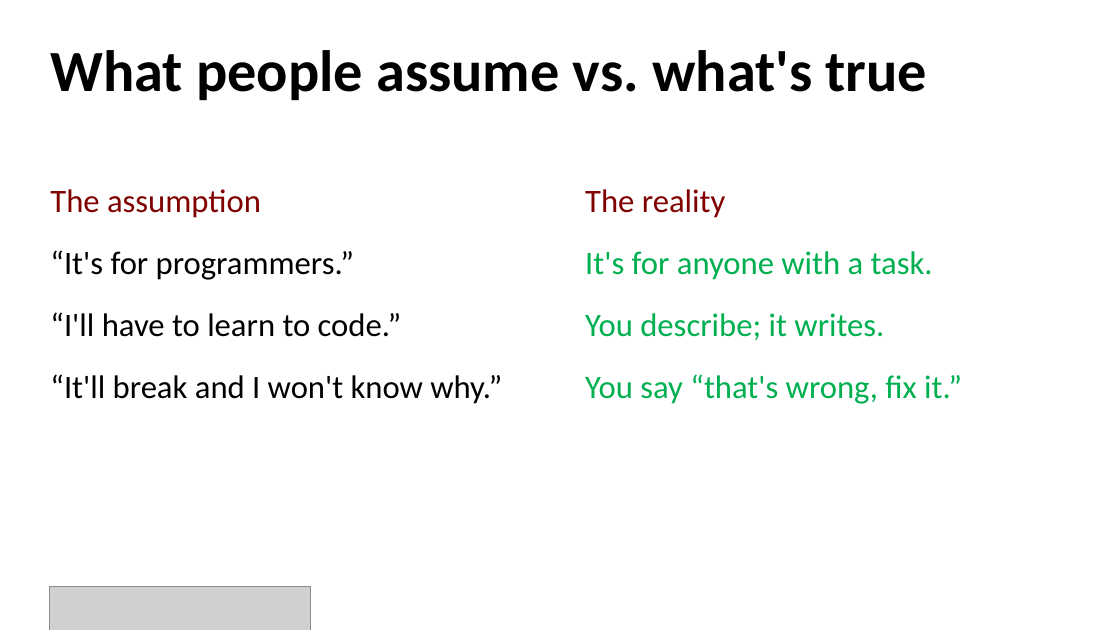
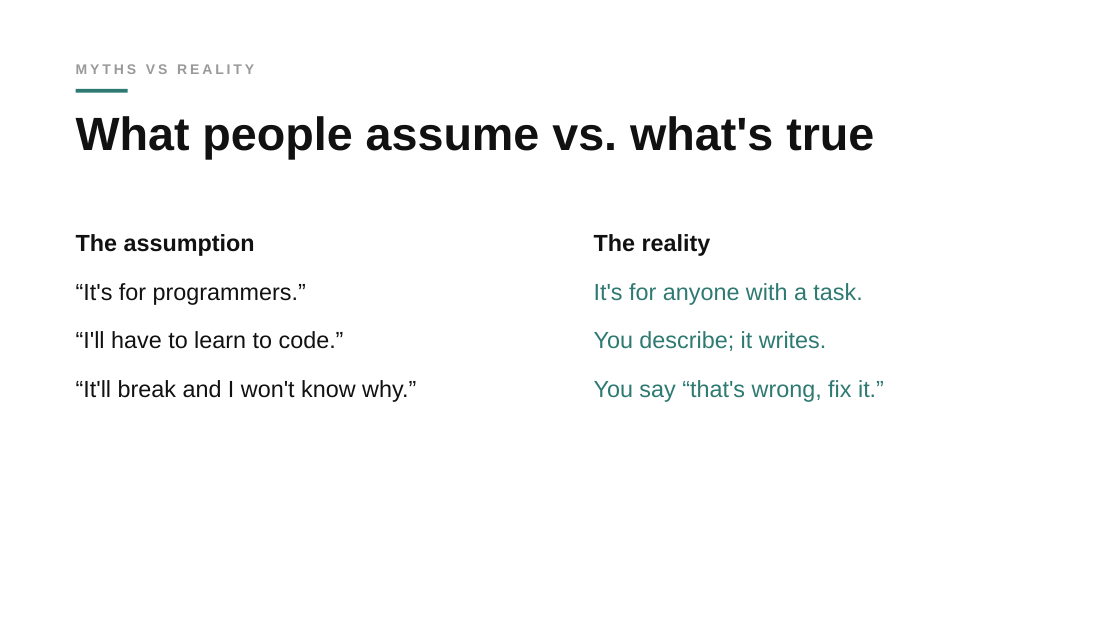
Before and after one commit to batuhan-gundogdu/uchicago-claude-code-workshop, a slide deck: slide 5 of deck/workshop.pptx. Drawn at 1120x630 pixels with LibreOffice and Linux fonts; fonts in the diff are those of the drawing; grey boxes stand for pictures. Boxes give left, top, right and bottom in pixels: in the first picture for what was removed or moved away, otherwise in the second. Text is boxed around its words. In the diff, an @@ line names an element or a change of style, - is before the commit and + after.

Commit message:
Restyle workshop deck to minimalist 'simple' look
Rewrite theme.js: white space, Avenir Next, small gray uppercase
micro-labels with a short teal rule, bold black titles, a faint
watermark word on the cover, and a single muted-teal accent (drops the
UChicago footer/phoenix and the blue/green/maroon semantic palette;
emphasis -> teal, punchlines -> black bold, labels -> gray). Add
kickers and a cover watermark in build.js.

```diff
--- a/deck/workshop.pptx
+++ b/deck/workshop.pptx
@@ text added at <box>76,64,254,74</box>, 12 pt, text #9A9A9A, bold @@
+MYTHS VS REALITY
@@ rectangle added at <box>76,89,128,92</box>, fill #2E7A72 @@
@@ text "What people assume vs. what's ...": place and size @@
-text "What people assume vs. what's ..." at <box>50,50,928,101</box>
+text "What people assume vs. what's ..." at <box>76,116,874,159</box>
@@ text "What people assume vs. what's ..." at <box>76,116,874,159</box>: size 50 to 40 pt, font Calibri to Arial, text colour #000000 to #111111; line spacing 1 to 0.98 @@
@@ text "The assumption": place and size @@
-text "The assumption" at <box>50,189,502,404</box>
+text "The assumption" at <box>76,234,416,402</box>
@@ text "The assumption" at <box>76,234,416,402</box>: size 28 to 20 pt, font Calibri to Arial; text colour #800000 to #111111, bold on in "The assumption"; text colour #000000 to #111111 in "“It's for programmers.”", "“I'll have to learn to code.”", "“It'll break and I won't know why.”"; line spacing 1.1 to 1.15; less space between paragraphs @@
@@ text "The reality": place and size @@
-text "The reality" at <box>585,189,962,404</box>
+text "The reality" at <box>594,234,884,402</box>
@@ text "The reality" at <box>594,234,884,402</box>: size 28 to 20 pt, font Calibri to Arial; text colour #800000 to #111111, bold on in "The reality"; text colour #00B050 to #2E7A72 in "It's for anyone with a task.", "You describe; it writes.", "You say “that's wrong, fix it.”"; line spacing 1.1 to 1.15; less space between paragraphs @@
@@ picture removed at <box>50,586,311,630</box> @@
```
Also in this commit, not shown: 16 other slides changed, 2 other files.
